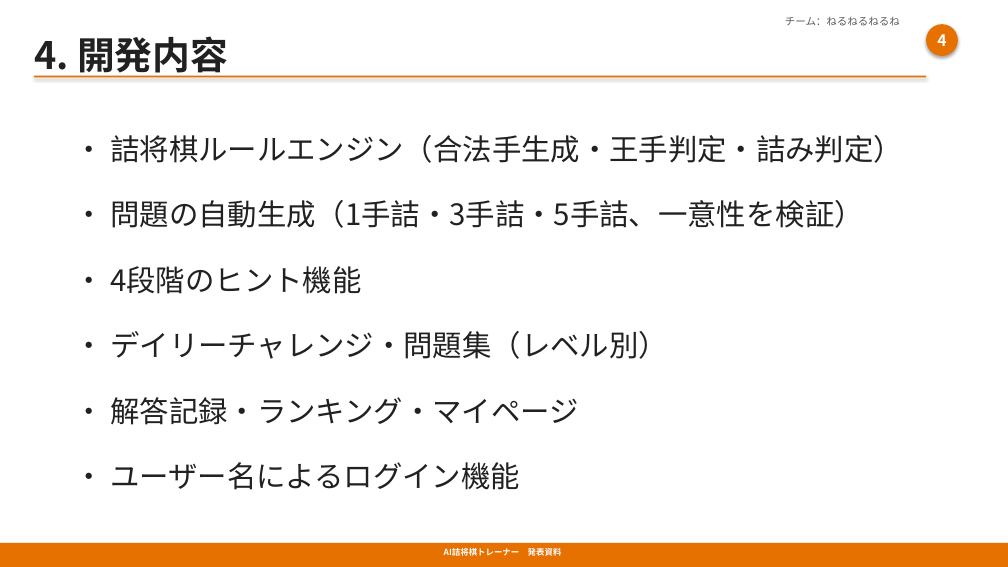
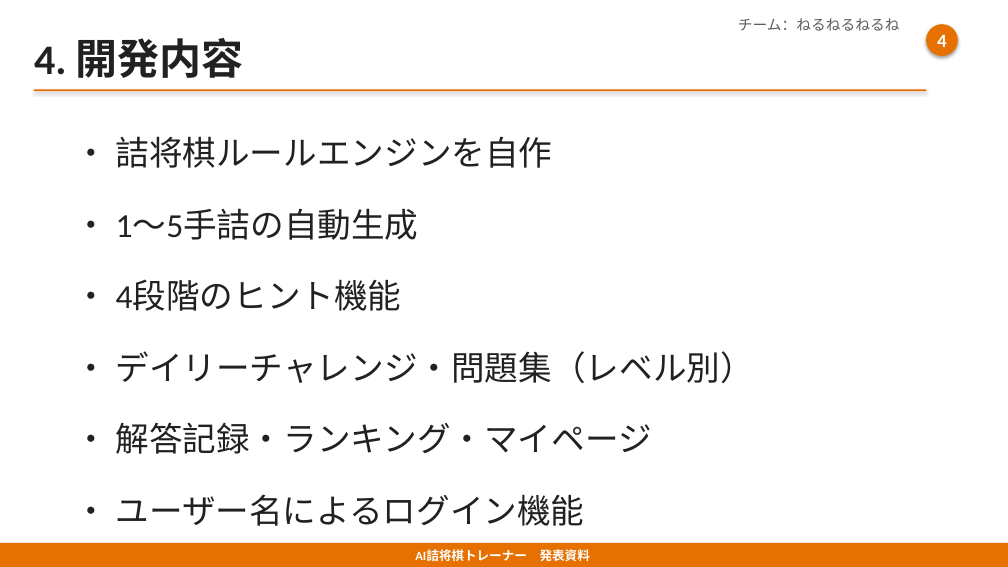
Before and after one commit to yoichi-project01/shogi-tsume-ai, a slide deck: slide 5 of AI詰将棋トレーナー_発表用.pptx. Drawn at 1008x567 pixels with LibreOffice and Linux fonts; fonts in the diff are those of the drawing. Boxes give left, top, right and bottom in pixels: in the first picture for what was removed or moved away, otherwise in the second. Text is boxed around its words. In the diff, an @@ line names an element or a change of style, - is before the commit and + after.

```diff
--- a/AI詰将棋トレーナー_発表用.pptx
+++ b/AI詰将棋トレーナー_発表用.pptx
@@ text "4. 開発内容" at [34,38,244,78]: size 36 to 40 pt, font Noto Sans CJK JP to Calibri @@
@@ text "チーム：ねるねるねるね" at [738,18,900,31]: size 10 to 14 pt, font Noto Sans CJK JP to Calibri @@
@@ ellipse "4" at [926,24,958,56]: size 15 to 18 pt, font Noto Sans CJK JP to Calibri @@
@@ rectangle: place and size @@
-rectangle at [34,76,926,78]
+rectangle at [34,89,926,91]
@@ text at [74,136,553,240]: text changed; size 28 to 32 pt; font Noto Sans CJK JP to Calibri @@
-・ 詰将棋ルールエンジン（合法手生成・王手判定・詰み判定）
-・ 問題の自動生成（1手詰・3手詰・5手詰、一意性を検証）
+・ 詰将棋ルールエンジンを自作
+・ 1〜5手詰の自動生成
@@ text at [74,281,754,526]: size 28 to 32 pt, font Noto Sans CJK JP to Calibri in "・ 4段階のヒント機能", "・ デイリーチャレンジ・問題集（レベル別）", "・ 解答記録・ランキング・マイページ", "・ ユーザー名によるログイン機能" @@
@@ text "AI詰将棋トレーナー 発表資料" at [415,549,590,561]: size 8 to 12 pt, font Noto Sans CJK JP to Calibri @@
```
Also in this commit, not shown: 20 other slides changed, 1 slide removed, 1 other file.
